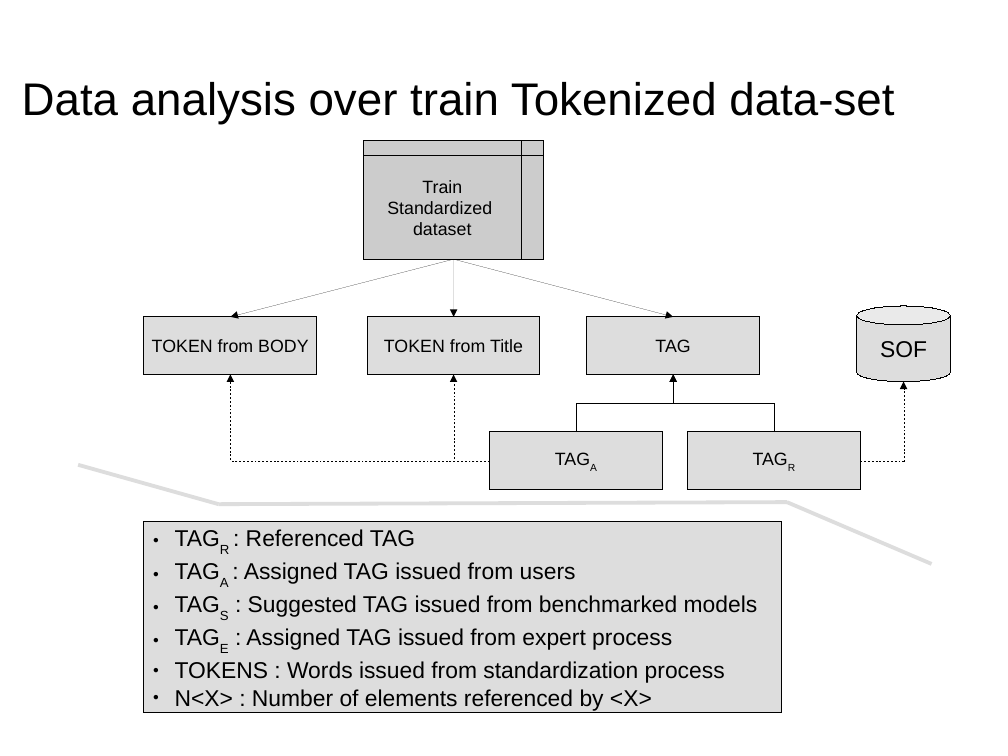
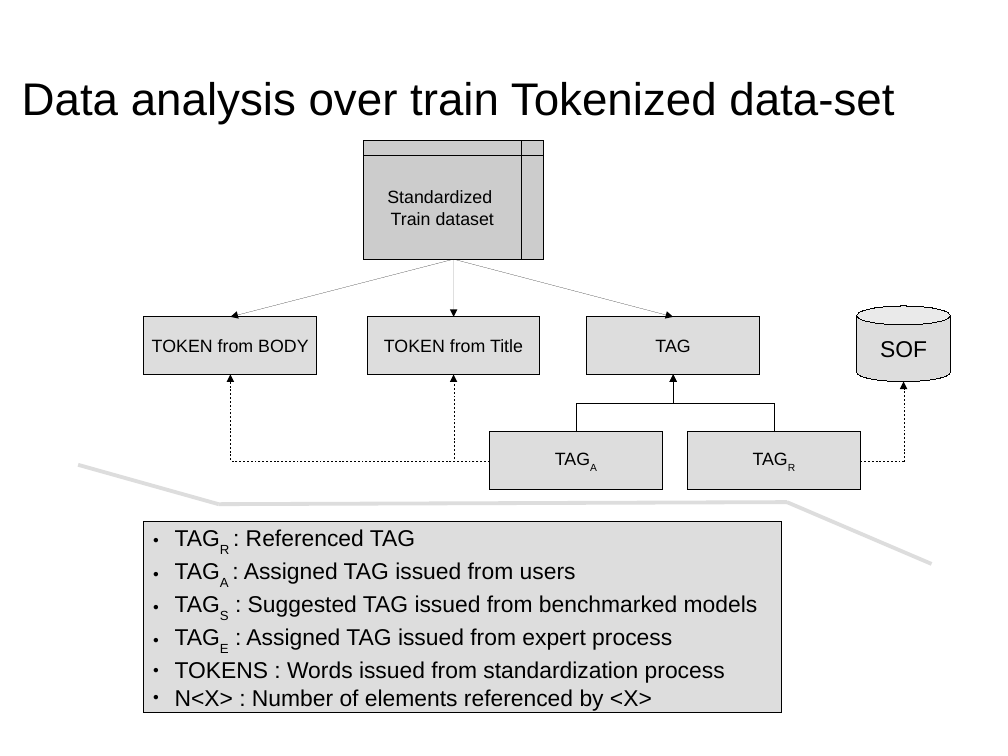
Before and after one commit to dataforcast/OC_Datascientist, a slide deck: slide 6 of P6/report/Openclassrooms_ParcoursDatascientist_P6-V1.odp. Drawn at 1008x756 pixels with LibreOffice and Linux fonts; fonts in the diff are those of the drawing; background and template pictures are left out. Boxes give left, top, right and bottom in pixels: in the first picture for what was removed or moved away, otherwise in the second. Text is boxed around its words. In the diff, an @@ line names an element or a change of style, - is before the commit and + after.

```diff
--- a/P6/report/Openclassrooms_ParcoursDatascientist_P6-V1.odp
+++ b/P6/report/Openclassrooms_ParcoursDatascientist_P6-V1.odp
@@ text in flow chart internal storage at (x1=422, y1=180, x2=462, y2=193): paragraph removed @@
-Train
@@ text in flow chart internal storage at (x1=391, y1=212, x2=494, y2=225): text changed @@
-dataset
+Train dataset
```
Also in this commit, not shown: 2 other slides changed, 7 other files.
